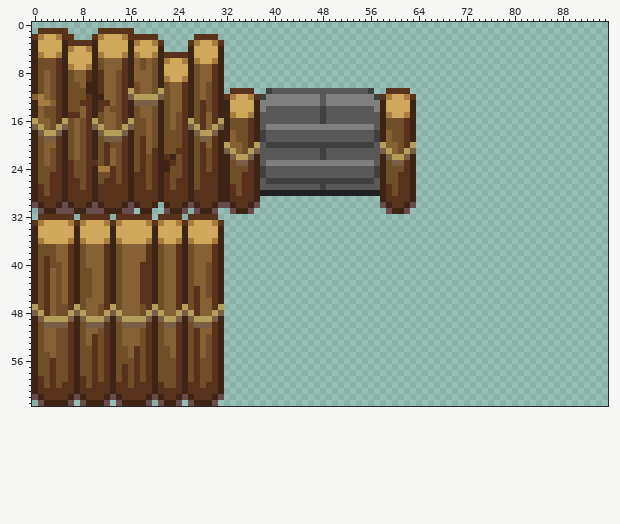
A sprite sheet gets an edit: data/sprites/entities/rockpile.png. This is how it looked before the edit.
The file is 96x64 pixels.
Once edited:
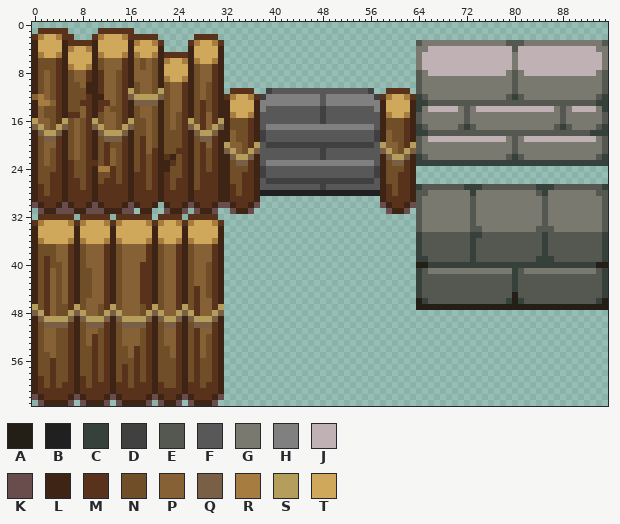
Palette (. is transparent): A #231f17  B #202020  C #37413b  D #404040  E #555751  F #585858  G #79796f  H #808080  J #bfb1b4  K #694d4d  L #3e2414  M #59321b  N #704f28  P #866136  Q #795f45  R #a67c40  S #b59d5b  T #d0a85c
The edit:
There is now colour A in row 40 at x 64 to 65 and 94 to 95; in row 45 at x 80; in row 46 at x 64, 80 and 95; in row 47 at x 64 to 95.
There is now colour C in row 12 at x 64, 80 and 95; in row 13 at x 64 to 65 and 94 to 95; in row 14 at x 64 and 95; in row 17 at x 64, 72, 88 and 95; in row 18 at x 64 to 65 and 93 to 95; in row 22 at x 64, 80 and 95.
There is now colour C in row 23 at x 64 to 95; in row 27 at x 64, 72 to 74, 84 to 86 and 95; in row 28 at x 73 and 85; in row 35 at x 64, 73 to 74, 85 and 95; in rows 36 to 38 at x 64, 73, 85 and 95; in row 39 at x 64 to 65, 73, 84 to 86 and 95.
There is now colour C in row 40 at x 66 to 93; in rows 41 to 44 at x 64, 80 and 95; in row 45 at x 64 and 95; in row 46 at x 65, 79, 81 and 94.
There is now colour E in row 3 at x 64, 79 to 81 and 95; in row 4 at x 80; in rows 8 to 11 at x 64, 80 and 95; in row 12 at x 65, 79, 81 and 94; in row 13 at x 66 to 93; in row 14 at x 72 and 88.
There is now colour E in rows 15 to 16 at x 64, 72, 88 and 95; in row 17 at x 65, 71, 73, 87, 89 and 94; in row 18 at x 66 to 92; in rows 19 to 21 at x 64, 80 and 95; in row 22 at x 65, 79, 81 and 94; in row 27 at x 65 to 71, 75 to 83 and 87 to 94.
There is now colour E in row 28 at x 64 to 65, 84 and 94 to 95; in rows 29 to 33 at x 64, 73, 85 and 95; in row 34 at x 64, 73 to 74, 84 to 86 and 95; in row 35 at x 65 to 72, 75 to 84 and 86 to 94; in rows 36 to 38 at x 65 to 72, 74 to 84 and 86 to 94; in row 39 at x 66 to 72, 74 to 83 and 87 to 94.
There is now colour E in row 41 at x 65, 81 and 94; in rows 42 to 45 at x 65 to 79 and 81 to 94; in row 46 at x 66 to 78 and 82 to 93.
There is now colour G in row 3 at x 65 to 78 and 82 to 94; in row 4 at x 64 to 65 and 94 to 95; in rows 5 to 7 at x 64, 80 and 95; in row 8 at x 65, 79, 81 and 94; in rows 9 to 11 at x 65 to 79 and 81 to 94; in row 12 at x 66 to 78 and 82 to 93.
There is now colour G in row 14 at x 65, 71, 73, 87, 89 and 94; in rows 15 to 16 at x 65 to 71, 73 to 87 and 89 to 94; in row 17 at x 66 to 70, 74 to 86 and 90 to 93; in row 19 at x 65, 79, 81 and 94; in rows 20 to 21 at x 65 to 79 and 81 to 94; in row 22 at x 66 to 78 and 82 to 93.
There is now colour G in row 28 at x 66 to 72, 74 to 83 and 86 to 93; in rows 29 to 33 at x 65 to 72, 74 to 84 and 86 to 94; in row 34 at x 65 to 72, 75 to 83 and 87 to 94; in row 41 at x 66 to 79 and 82 to 93.
There is now colour J in row 4 at x 66 to 79 and 81 to 93; in rows 5 to 7 at x 65 to 79 and 81 to 94; in row 8 at x 66 to 78 and 82 to 93; in row 14 at x 66 to 70, 74 to 86 and 90 to 93; in row 19 at x 66 to 78 and 82 to 93.
